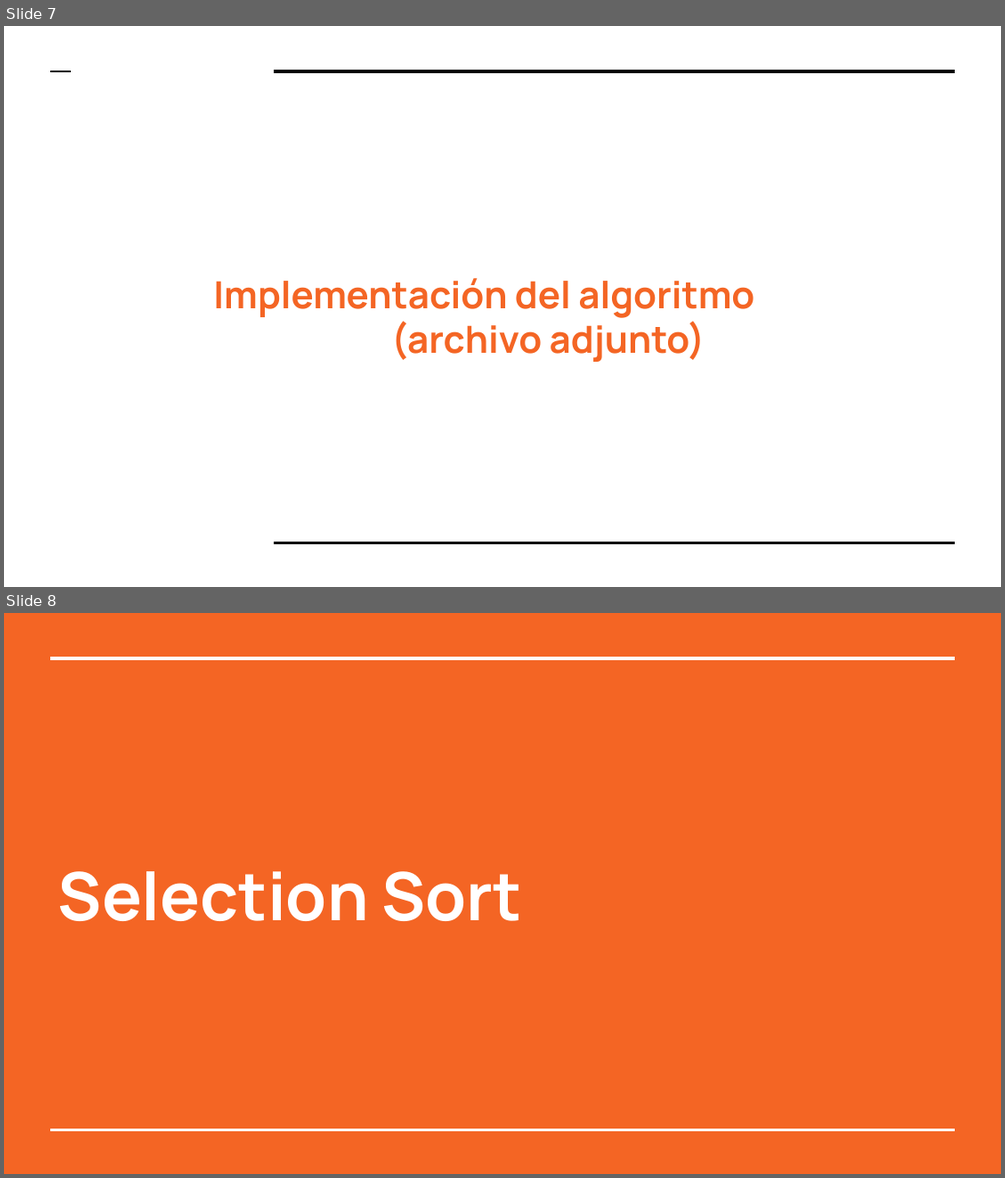
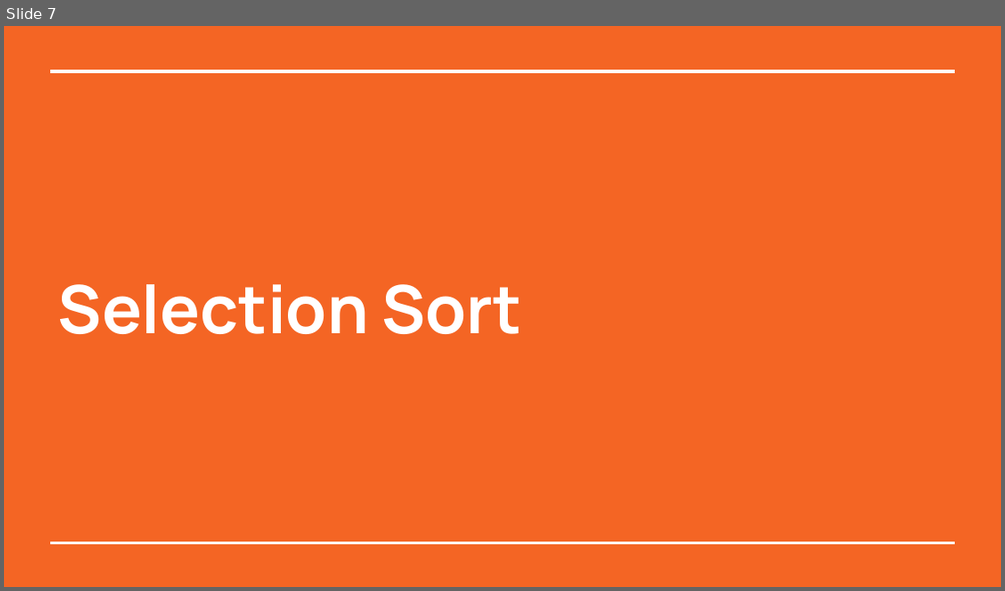
Before and after one commit to TheJoigoMan/aed-repo, a slide deck: Tarea Ordenamiento/Práctica de ordenamiento.pptx. Shown one above the other, each under a label of ours: slides 7 and 8 before the commit, slide 7 after it. The pictures are 1005x1178 and 1005x591 pixels, drawn with LibreOffice and Linux fonts; fonts in the diff are those of the drawing. Boxes give left, top, right and bottom in pixels: in the first picture for what was removed or moved away, otherwise in the second. Text is boxed around its words. In the diff, an @@ line names an element or a change of style, - is before the commit and + after.

```diff
--- a/Tarea Ordenamiento/Práctica de ordenamiento.pptx
+++ b/Tarea Ordenamiento/Práctica de ordenamiento.pptx
@@ slide 7 removed at (4,26,1001,587), background #FFFFFF @@
@@ line removed from (51, 70) to (71, 70) @@
@@ line removed from (275, 70) to (955, 70) @@
@@ title removed at (213,278,754,362) @@
-Implementación del algoritmo
-(archivo adjunto)
@@ line removed from (275, 542) to (955, 542) @@
@@ what was slide 8 is now slide 7 @@
```
Also in this commit, not shown: 5 slides changed, 2 slides added, 3 other files.
